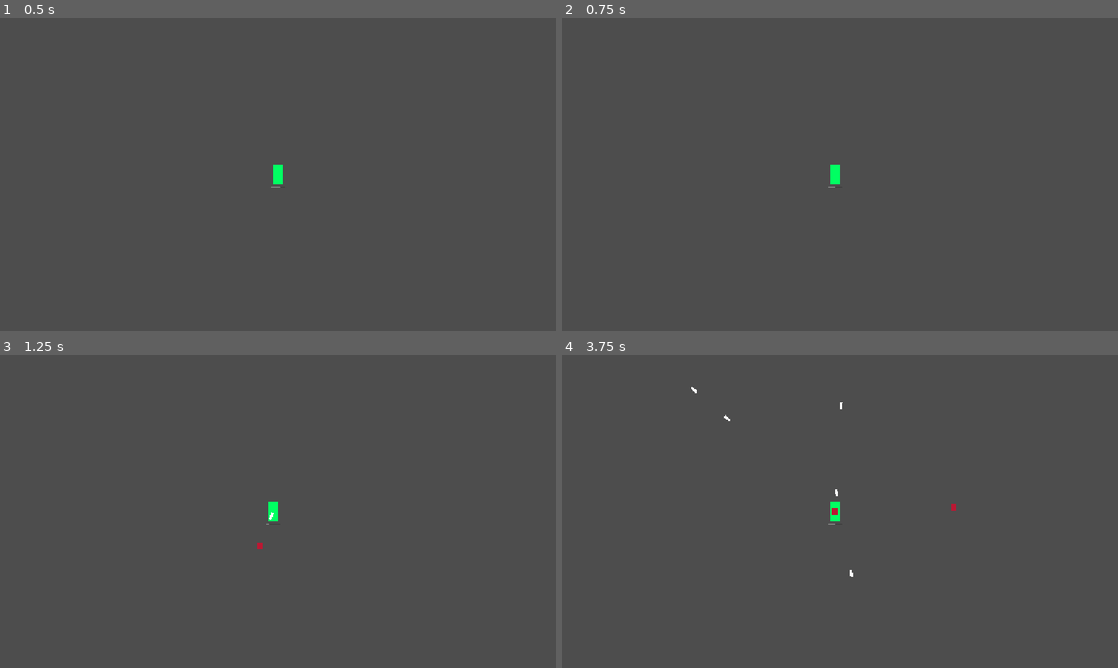
Above: before the commit, frames 1-4 (two rows, left to right).
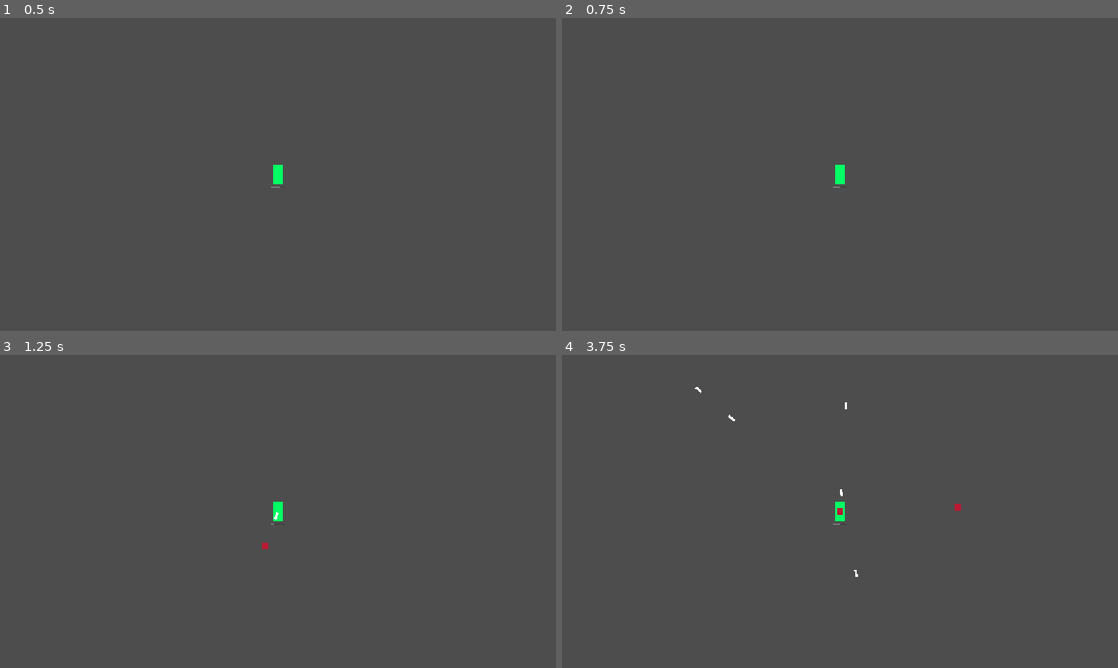
Above: after the commit, the same moments.

Repository: xuansh/my-own-godot-project
Game: Godot game, scene res://Scenes/BattleField/battle_field.tscn
The game is run twice, just before and just after one commit, with the same random seed, the same clock (stepped at 60 frames per second) and the same inputs.
Inputs:
- Up to frame 1 (0.5 s): no input
- Up to frame 2 (0.75 s): tap Enter at 0.5 s; tap A (KeyBoard-A) at 0.6 s
- Up to frame 3 (1.25 s): no input
- Up to frame 4 (3.75 s): tap one key every 0.75 s from 1.35 s: D (KeyBoard-D) S (KeyBoard-S) W (KeyBoard-W) A (KeyBoard-A)

Frame 1 is identical in both runs. In frame 2, 0.1% of the frame differs, in the area x 47-51%, y 46-55%; in frame 3, 0.2%; in frame 4, 0.3%, in the area x 23-72%, y 10-71%.

Commit message:
v0.1.0

Diff:
--- a/Scenes/BattleField/battle_field.tscn
+++ b/Scenes/BattleField/battle_field.tscn
@@ -8,9 +8,11 @@
 
 [node name="Player" parent="." unique_id=1209957444 instance=ExtResource("2_y1e7y")]
 
-[node name="Camera2D" type="Camera2D" parent="." unique_id=1068462332]
+[node name="Camera2D" type="Camera2D" parent="Player" unique_id=1068462332]
 
 [node name="BulletsContainer" type="Node" parent="." unique_id=156695525 groups=["bullet_container"]]
 
 [node name="EnemySpawnTimer" type="Timer" parent="." unique_id=2021102089]
 autostart = true
+
+[node name="CanvasLayer" type="CanvasLayer" parent="." unique_id=696671074]
--- /dev/null
+++ b/UI/Player/player_hp_progress_bar.gd
@@ -0,0 +1,4 @@
+extends ProgressBar
+
+func _ready() -> void:
+	pass
--- /dev/null
+++ b/UI/Player/player_hp_progress_bar.tscn
@@ -0,0 +1,10 @@
+[gd_scene format=3 uid="uid://c70w13luenftd"]
+
+[ext_resource type="Script" uid="uid://cwtwwwwqxlcuj" path="res://UI/Player/player_hp_progress_bar.gd" id="1_cxq2n"]
+
+[node name="PlayerHpProgressBar" type="ProgressBar" unique_id=659506338]
+offset_left = 15.0
+offset_top = 20.0
+offset_right = 335.0
+offset_bottom = 47.0
+script = ExtResource("1_cxq2n")
--- a/project.godot
+++ b/project.godot
@@ -31,7 +31,8 @@
 "res://Autoloads/": "red",
 "res://Datas/": "orange",
 "res://Resources/": "yellow",
-"res://Scenes/": "green"
+"res://Scenes/": "green",
+"res://UI/": "teal"
 }
 
 [global_group]
Not shown, added: UI/Player/player_hp_progress_bar.gd.uid
